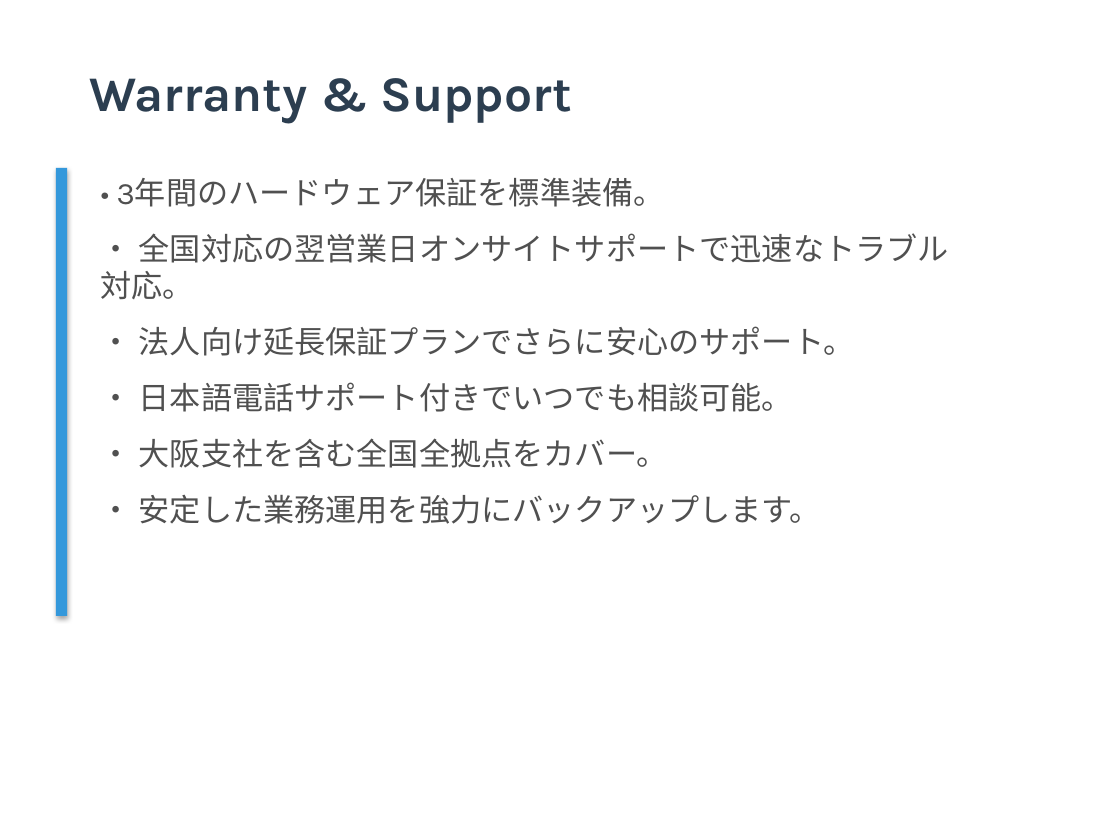
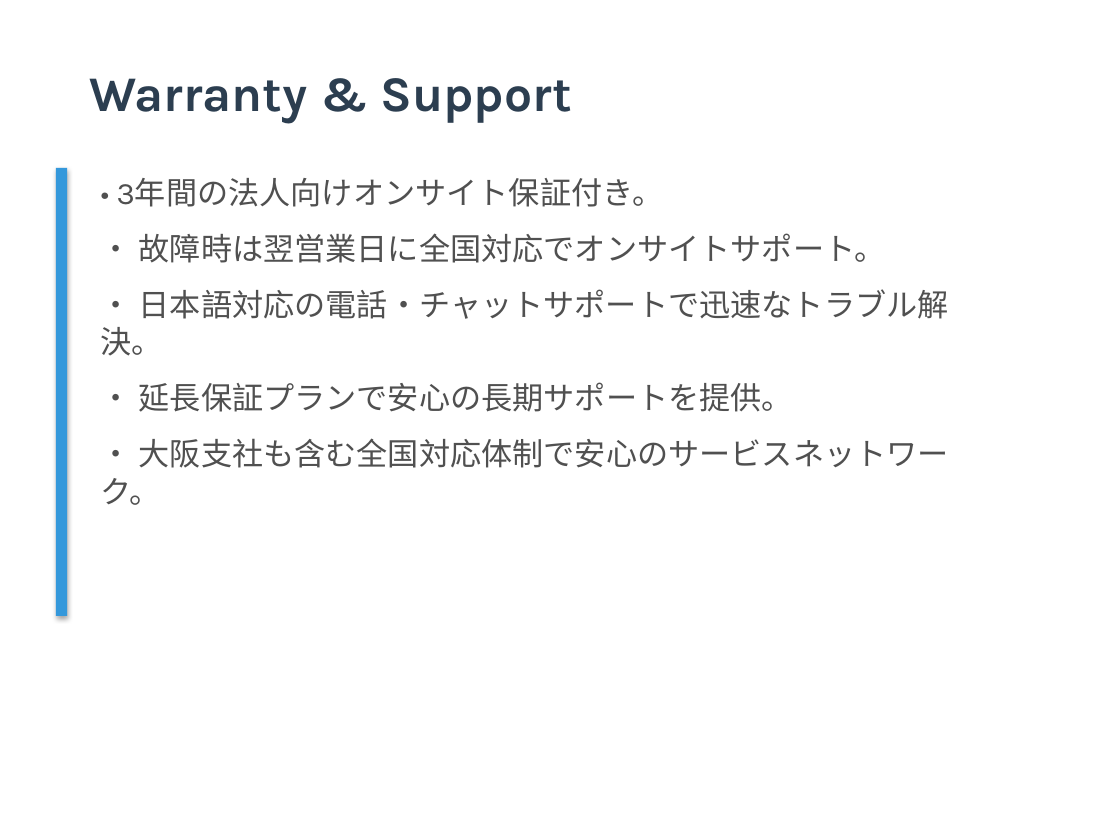
Before and after one commit to TejasGupta-27/b2b-sales-backend, a slide deck: slide 6 of Data/pitch_decks/pitch_deck_001.pptx. Drawn at 1120x840 pixels with LibreOffice and Linux fonts; fonts in the diff are those of the drawing. Boxes give left, top, right and bottom in pixels: in the first picture for what was removed or moved away, otherwise in the second. Text is boxed around its words. In the diff, an @@ line names an element or a change of style, - is before the commit and + after.

```diff
--- a/Data/pitch_decks/pitch_deck_001.pptx
+++ b/Data/pitch_decks/pitch_deck_001.pptx
@@ text at (x1=101, y1=178, x2=949, y2=505): text changed @@
-• 3年間のハードウェア保証を標準装備。
-• 全国対応の翌営業日オンサイトサポートで迅速なトラブル対応。
-• 法人向け延長保証プランでさらに安心のサポート。
-• 日本語電話サポート付きでいつでも相談可能。
-• 大阪支社を含む全国全拠点をカバー。
-• 安定した業務運用を強力にバックアップします。
+• 3年間の法人向けオンサイト保証付き。
+• 故障時は翌営業日に全国対応でオンサイトサポート。
+• 日本語対応の電話・チャットサポートで迅速なトラブル解決。
+• 延長保証プランで安心の長期サポートを提供。
+• 大阪支社も含む全国対応体制で安心のサービスネットワーク。
```
Also in this commit, not shown: 8 other slides changed, 5 other files.
